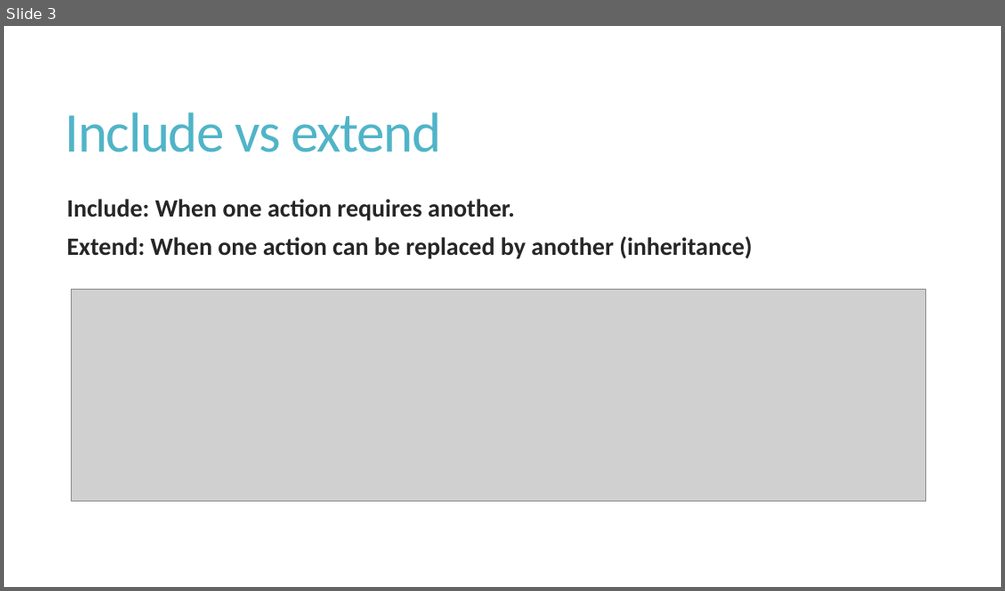
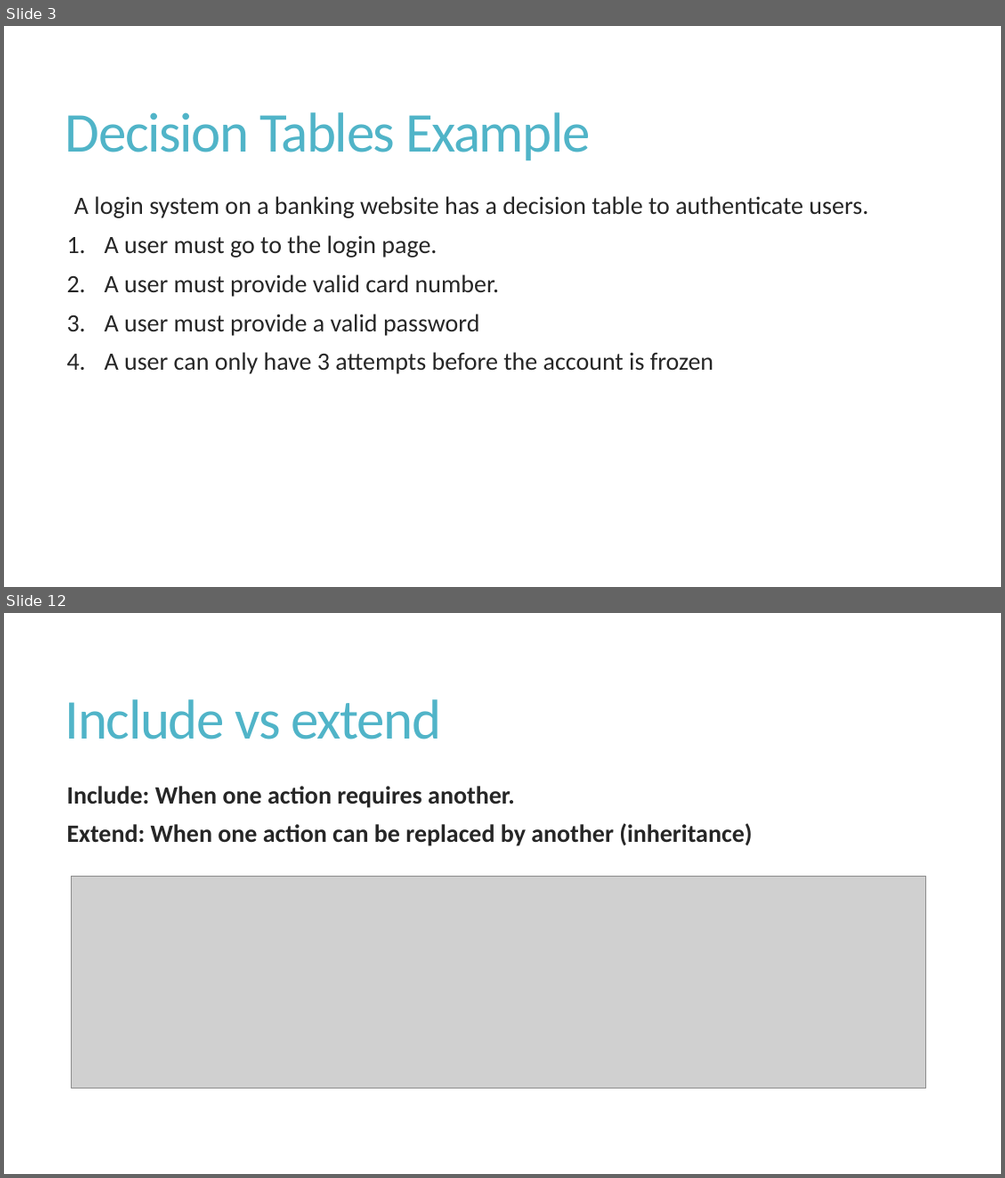
Before and after one commit to shabbir-hussain/ecse321tutW15, a slide deck: 04-RequirementsCont.pptx. Shown one above the other, each under a label of ours: slide 3 before the commit, slides 3 and 12 after it; the slides between them are not shown. The pictures are 1005x591 and 1005x1178 pixels, drawn with LibreOffice and Linux fonts; fonts in the diff are those of the drawing; grey boxes stand for pictures. Boxes give left, top, right and bottom in pixels: in the first picture for what was removed or moved away, otherwise in the second. Text is boxed around its words. In the diff, an @@ line names an element or a change of style, - is before the commit and + after.

```diff
--- a/04-RequirementsCont.pptx
+++ b/04-RequirementsCont.pptx
@@ slide 3 added at (4, 26, 1001, 587), background #FFFFFF @@
@@ title added at (65, 112, 591, 160), 54 pt, text #50B4C8 @@
+Decision Tables Example
@@ text added at (74, 196, 868, 374), 24 pt, text #262626 @@
+  A login system on a banking website has a decision table to authenticate users.
+1. A user must go to the login page.
+2. A user must provide valid card number.
+3. A user must provide a valid password
+4. A user can only have 3 attempts before the account is frozen
@@ what was slide 3 is now slide 12 @@
```
Also in this commit, not shown: 4 slides changed, 15 other slides added.
